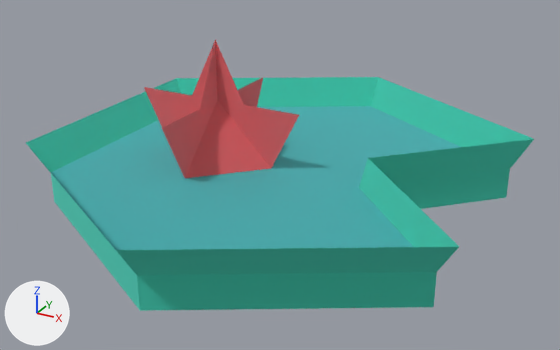
An edit to the glTF model public/models/nf2/nature/lily_large.glb, drawn before and after from the same camera.
Camera for both pictures: a camera (50 mm lens) standing at (0.215, -0.393, 0.163) and looking at (0.005, -0.011, -0.028). The axes (+X, +Y, +Z) are drawn at lower left. The lights are the same throughout. The first picture is the older version. Where no turn or scale is listed for an object, it has been applied to the vertices.

In view in the first picture: 'lily_large'.
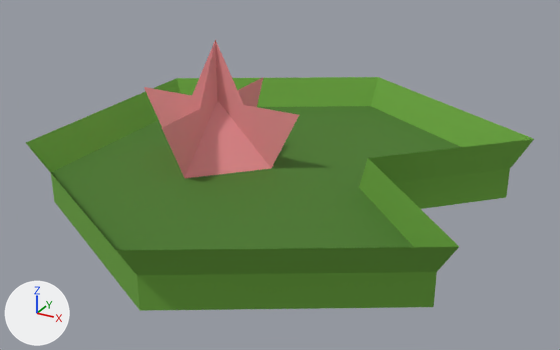
Changed parts and their boxes (x1, y1, x2, y2) in the pictures (560 x 350 px):
'lily_large', recoloured, surface changed (cyan to green): (26, 40, 534, 311) in both

The edits, one by one:
In material 'leafsGreen' (mat_leafsgreen), metallic goes from 1.0 to 0.0.
Material 'leafsGreen' (mat_leafsgreen) changes colour from cyan #70e6d6 to green #6ba63c; in linear values from (0.161, 0.788, 0.671) to (0.147, 0.381, 0.0452).
In material 'colorRed' (mat_colorred), metallic goes from 1.0 to 0.0.
In material 'leafsDark' (mat_leafsdark), metallic goes from 1.0 to 0.0.
Material 'leafsDark' (mat_leafsdark) changes colour from cyan #72d3d5 to dark green #4a7a29; in linear values from (0.169, 0.651, 0.667) to (0.0685, 0.195, 0.0222).
Object 'tmpParent' (ob_tmpparent) is deleted.
